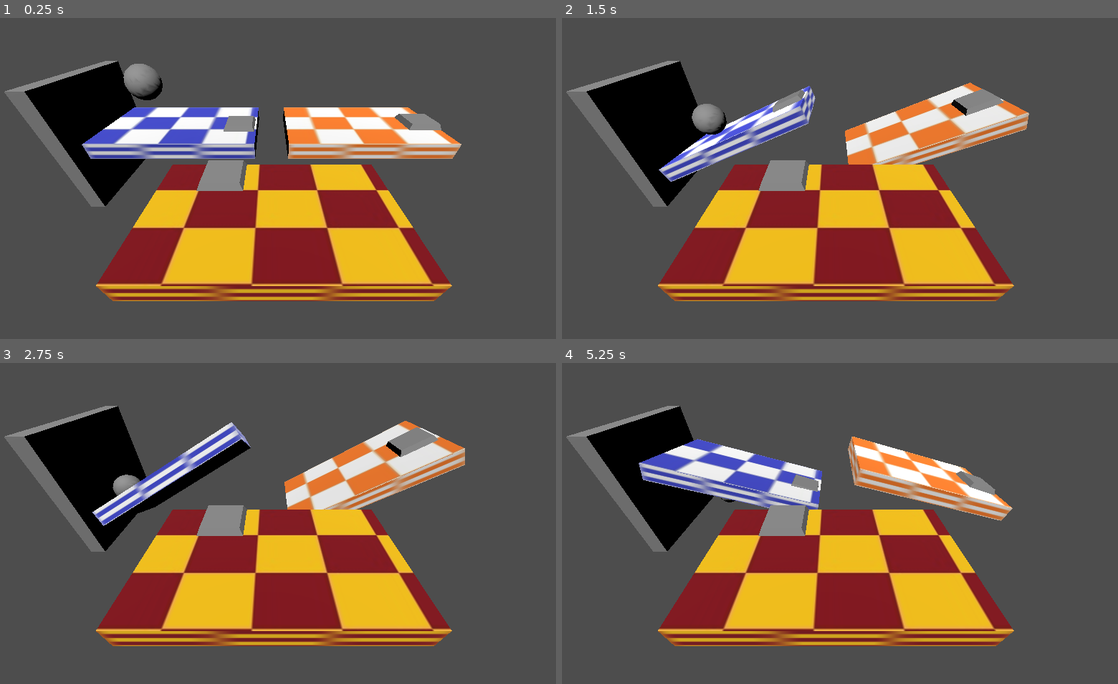
Above: before the commit, frames 1-4 (two rows, left to right).
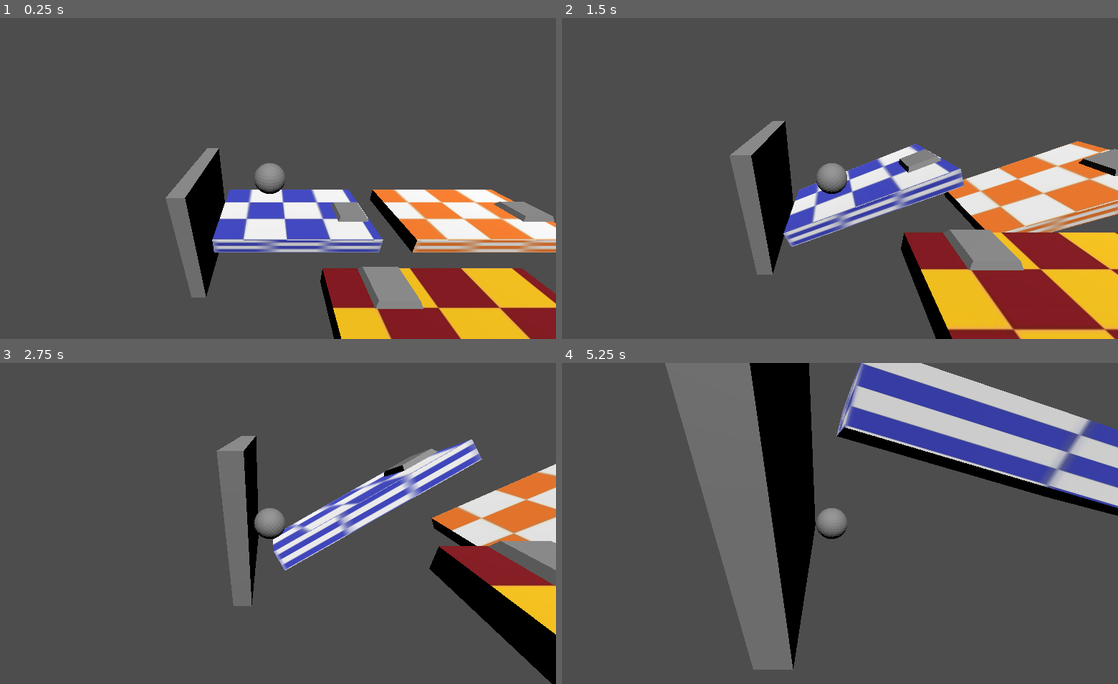
Above: after the commit, the same moments.

Repository: abhinavk0714/csce552-3d-game
Game: Godot game, scene res://scenes/levels/test_world.tscn
The game is run twice, just before and just after one commit, with the same random seed, the same clock (stepped at 60 frames per second) and the same inputs.
Inputs:
- Up to frame 1 (0.25 s): no input
- Up to frame 2 (1.5 s): hold Right (ui_right) 0.53-1.28 s; hold Down (ui_down) from 1.28 s (still down)
- Up to frame 3 (2.75 s): release Down (ui_down) at 2.03 s; hold Right (ui_right) from 2.03 s (still down)
- Up to frame 4 (5.25 s): release Right (ui_right) at 2.78 s; hold Up (ui_up) 2.78-3.53 s; hold Left (ui_left) 3.53-5.03 s; hold Down (ui_down) from 5.03 s (still down)

The runs differ from the first frame. In frame 1, 48% of the frame differs, in the area x 0-100%, y 13-100%; in frame 2, 51%; in frame 3, 46%; in frame 4, 57%, in the area x 0-100%, y 0-96%.

Commit message:
Added camera panning (follows ball)

Diff:
--- a/scenes/game_objects/ball.tscn
+++ b/scenes/game_objects/ball.tscn
@@ -1,6 +1,7 @@
-[gd_scene load_steps=3 format=3 uid="uid://38yglc2vup1v"]
+[gd_scene load_steps=4 format=3 uid="uid://38yglc2vup1v"]
 
-[ext_resource type="ArrayMesh" path="res://assets/models/Ball.obj" id="1_x8fbi"]
+[ext_resource type="ArrayMesh" uid="uid://b206hjjtm8dir" path="res://assets/models/Ball.obj" id="1_x8fbi"]
+[ext_resource type="Script" uid="uid://d2bjfpe1mojqv" path="res://scenes/game_objects/gimbal.gd" id="2_0ljj6"]
 
 [sub_resource type="SphereShape3D" id="SphereShape3D_41u45"]
 radius = 1.0
@@ -12,3 +13,8 @@
 
 [node name="CollisionShape3D" type="CollisionShape3D" parent="."]
 shape = SubResource("SphereShape3D_41u45")
+
+[node name="gimbal" type="Node3D" parent="."]
+script = ExtResource("2_0ljj6")
+
+[node name="Camera3D" type="Camera3D" parent="gimbal"]
--- /dev/null
+++ b/scenes/game_objects/gimbal.gd
@@ -0,0 +1,9 @@
+extends Node3D
+
+@onready var camera: Camera3D = $Camera3D
+@export var follow_offset: Vector3 = Vector3(0, 6, 12)
+
+func _process(delta):
+	# Keep camera positioned relative to the pivot
+	camera.global_position = global_position + follow_offset
+	camera.look_at(global_position, Vector3.UP)
--- a/scenes/levels/test_world.tscn
+++ b/scenes/levels/test_world.tscn
@@ -9,9 +9,6 @@
 [ext_resource type="PackedScene" uid="uid://beyd4vgb20cfv" path="res://scenes/game_objects/static_platform.tscn" id="4_lf0gk"]
 
 [node name="test_world" type="Node3D"]
-
-[node name="Camera3D" type="Camera3D" parent="."]
-transform = Transform3D(1, 0, 0, 0, 0.7815858, 0.6237978, 0, -0.6237978, 0.7815858, -1.1134114, 7.0328975, 7.713152)
 
 [node name="Ball" parent="." instance=ExtResource("3_1lwx6")]
 transform = Transform3D(1, 0, 0, 0, 1, 0, 0, 0, 1, -8.630741, 4, -5.6505127)
Not shown, added: scenes/game_objects/gimbal.gd.uid
